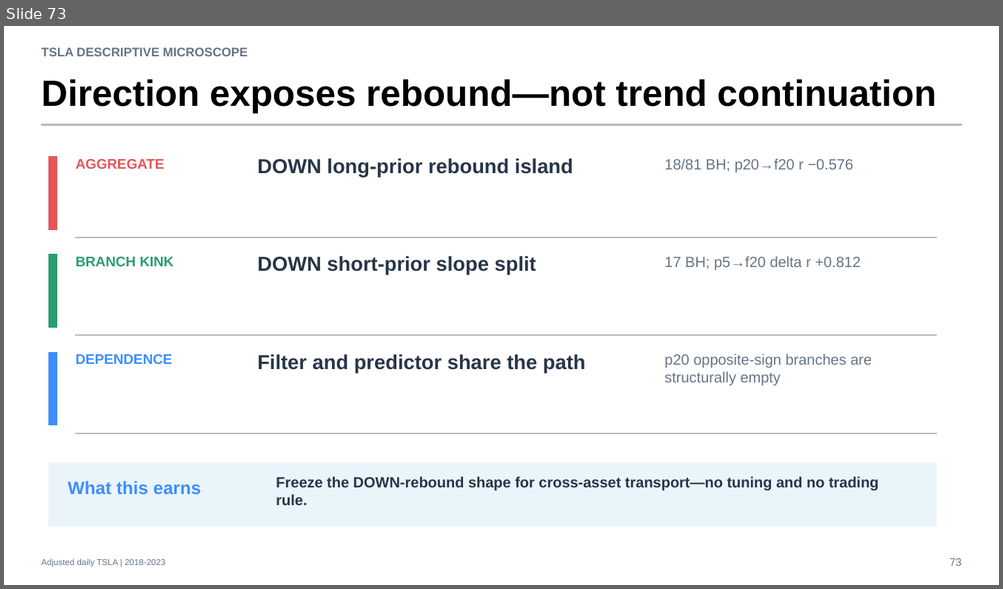
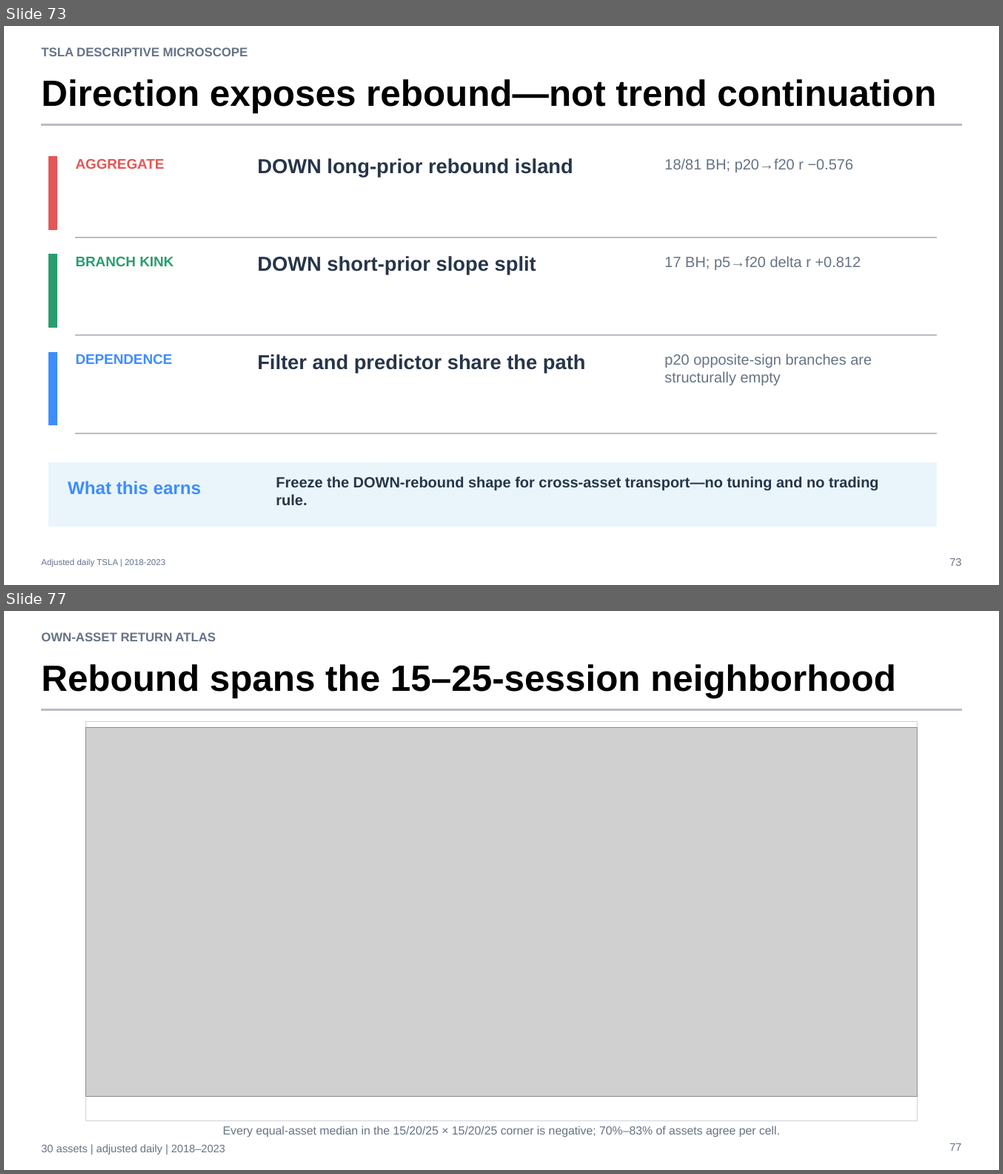
Before and after one commit to Francisc0Franc0/Time-Series-Modeling-Gen5, a slide deck: operator_hypothesis_lab/presentations/tsla_descriptive_microscope_evidence.pptx. Shown one above the other, each under a label of ours: slide 73 before the commit, slides 73 and 77 after it; the slides between them are not shown. The pictures are 1003x589 and 1003x1174 pixels, drawn with LibreOffice and Linux fonts; fonts in the diff are those of the drawing; grey boxes stand for pictures. Boxes give left, top, right and bottom in pixels: in the first picture for what was removed or moved away, otherwise in the second. Text is boxed around its words. In the diff, an @@ line names an element or a change of style, - is before the commit and + after.

Commit message:
Add balanced own-asset return geometry atlas

```diff
--- a/operator_hypothesis_lab/presentations/tsla_descriptive_microscope_evidence.pptx
+++ b/operator_hypothesis_lab/presentations/tsla_descriptive_microscope_evidence.pptx
@@ slide 77 added at (4,611,999,1170), background #FFFFFF @@
@@ text added at (41,632,216,641), 12 pt, text #667384, bold @@
+OWN-ASSET RETURN ATLAS
@@ text added at (41,664,896,698), 35.2 pt, text #000000, bold @@
+Rebound spans the 15–25-session neighborhood
@@ rectangle added at (41,709,962,710), fill #B8BCC4, outline #B8BCC4 0 pt @@
@@ rectangle added at (85,721,917,1122), fill #FFFFFF, outline #CDD3DA 0.75 pt @@
@@ picture added at (85,727,917,1096) @@
@@ text added at (223,1126,780,1138), 11.2 pt, text #667384 @@
+Every equal-asset median in the 15/20/25 × 15/20/25 corner is negative; 70%–83% of assets agree per cell.
@@ text added at (41,1145,225,1155), 10.5 pt, text #667384 @@
+30 assets | adjusted daily | 2018–2023
@@ text added at (949,1144,961,1151), 10.5 pt, text #667384 @@
+77
```
Also in this commit, not shown: 8 other slides added, 8 other files.
